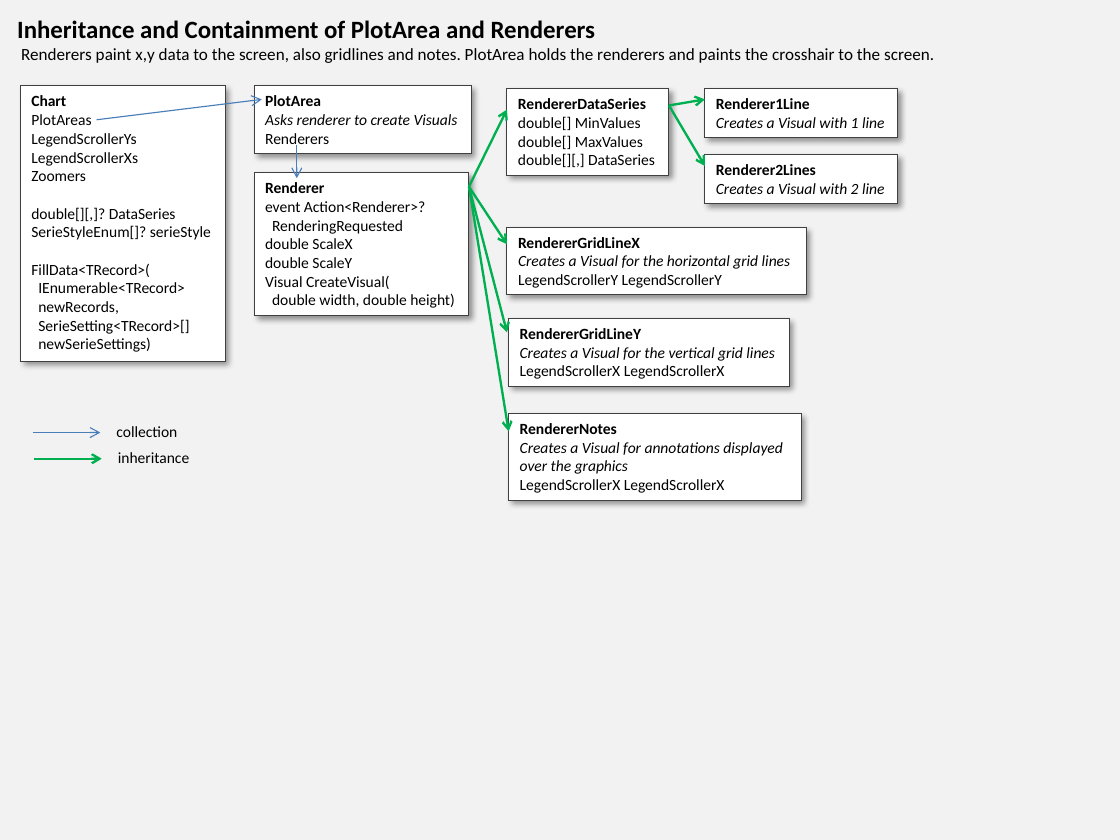
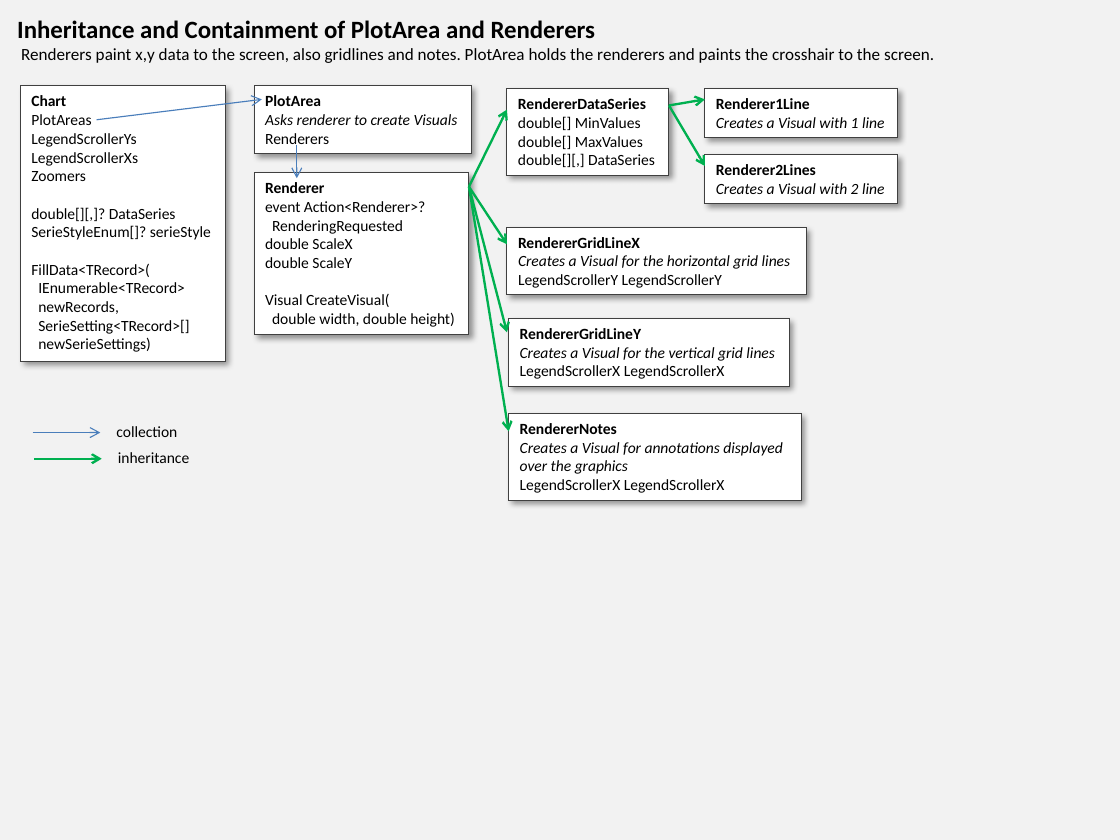
Before and after one commit to PeterHuberSg/XYGraphLib, a slide deck: slide 6 of XYGraphDesign1.pptx. Drawn at 1120x840 pixels with LibreOffice and Linux fonts; fonts in the diff are those of the drawing. Boxes give left, top, right and bottom in pixels: in the first picture for what was removed or moved away, otherwise in the second. Text is boxed around its words. In the diff, an @@ line names an element or a change of style, - is before the commit and + after.

```diff
--- a/XYGraphDesign1.pptx
+++ b/XYGraphDesign1.pptx
@@ rectangle "Renderer": place and size @@
-rectangle "Renderer" at [254, 172, 469, 316]
+rectangle "Renderer" at [254, 172, 469, 335]
```
Also in this commit, not shown: 2 other slides changed, 3 slides added, 6 other files.
